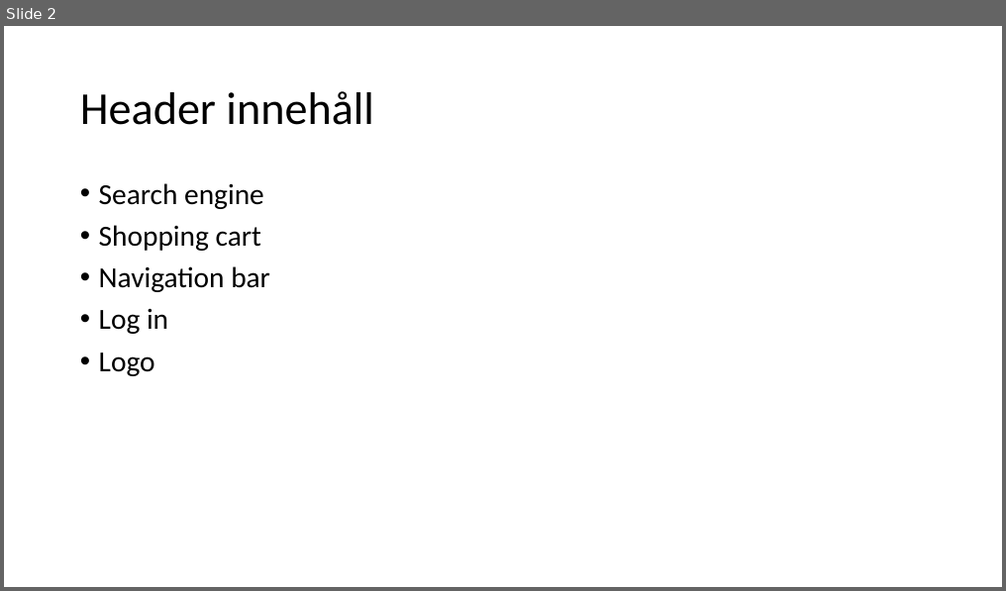
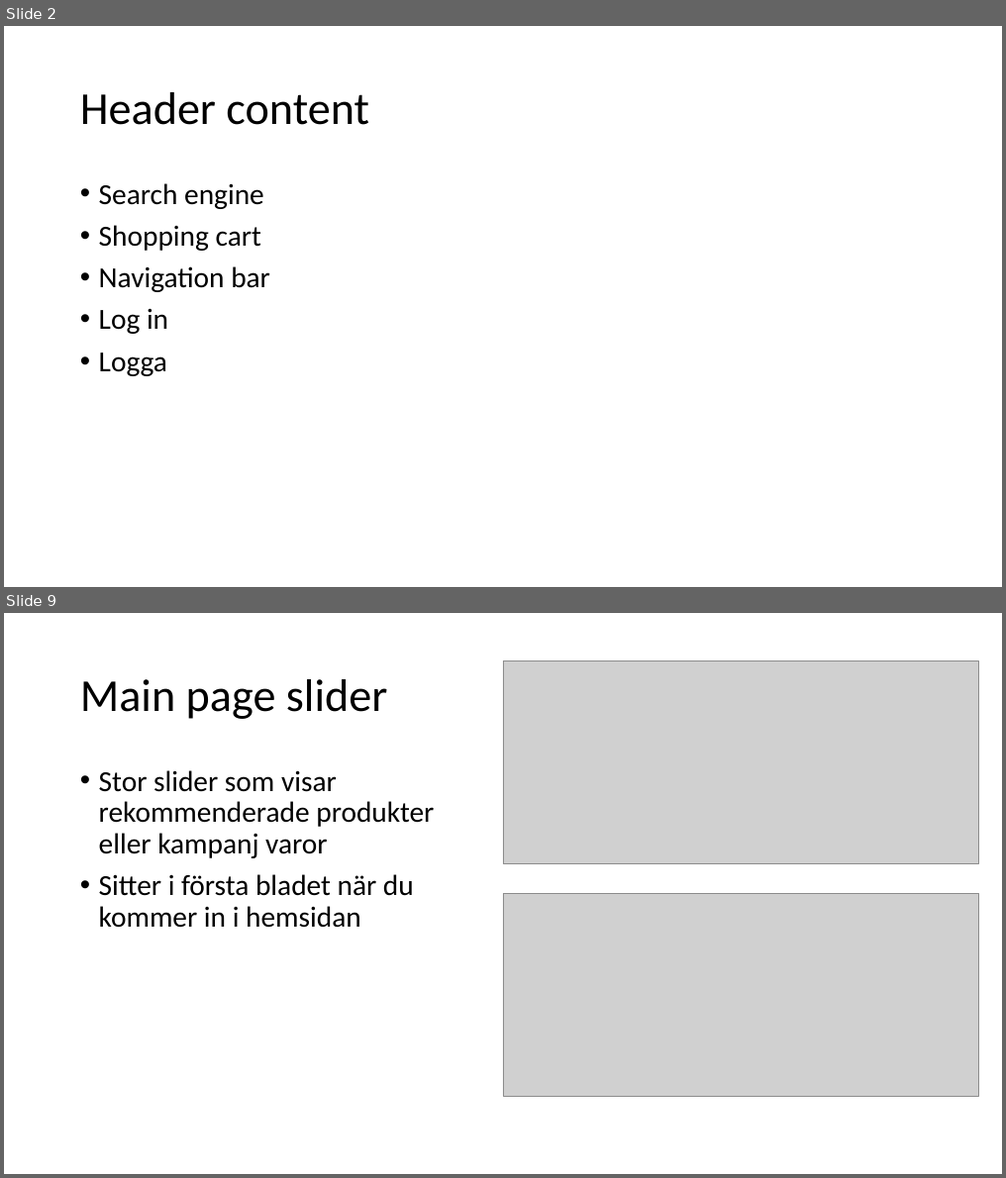
Before and after one commit to Raufchaudhry/project_netonnet, a slide deck: Presentation for project.pptx. Shown one above the other, each under a label of ours: slide 2 before the commit, slides 2 and 9 after it; the slides between them are not shown. The pictures are 1006x591 and 1006x1178 pixels, drawn with LibreOffice and Linux fonts; fonts in the diff are those of the drawing; grey boxes stand for pictures. Boxes give left, top, right and bottom in pixels: in the first picture for what was removed or moved away, otherwise in the second. Text is boxed around its words. In the diff, an @@ line names an element or a change of style, - is before the commit and + after.

```diff
--- a/Presentation for project.pptx
+++ b/Presentation for project.pptx
@@ slide 9 added at (x1=4, y1=613, x2=1002, y2=1174), background #FFFFFF @@
@@ picture added at (x1=503, y1=661, x2=979, y2=864) @@
@@ title added at (x1=80, y1=679, x2=388, y2=719), 44 pt, text #000000 @@
+Main page slider
@@ text added at (x1=99, y1=770, x2=434, y2=928), 28 pt, text #000000 @@
+• Stor slider som visar rekommenderade produkter eller kampanj varor
+• Sitter i första bladet när du kommer in i hemsidan
@@ picture added at (x1=503, y1=894, x2=979, y2=1096) @@
@@ slide 2 changed as well @@
@@ title at (x1=80, y1=92, x2=369, y2=125): text changed @@
-Header innehåll
+Header content
@@ text at (x1=99, y1=353, x2=167, y2=376): text changed @@
-• Logo
+• Logga
```
Also in this commit, not shown: 9 other slides added, 1 slide removed.
